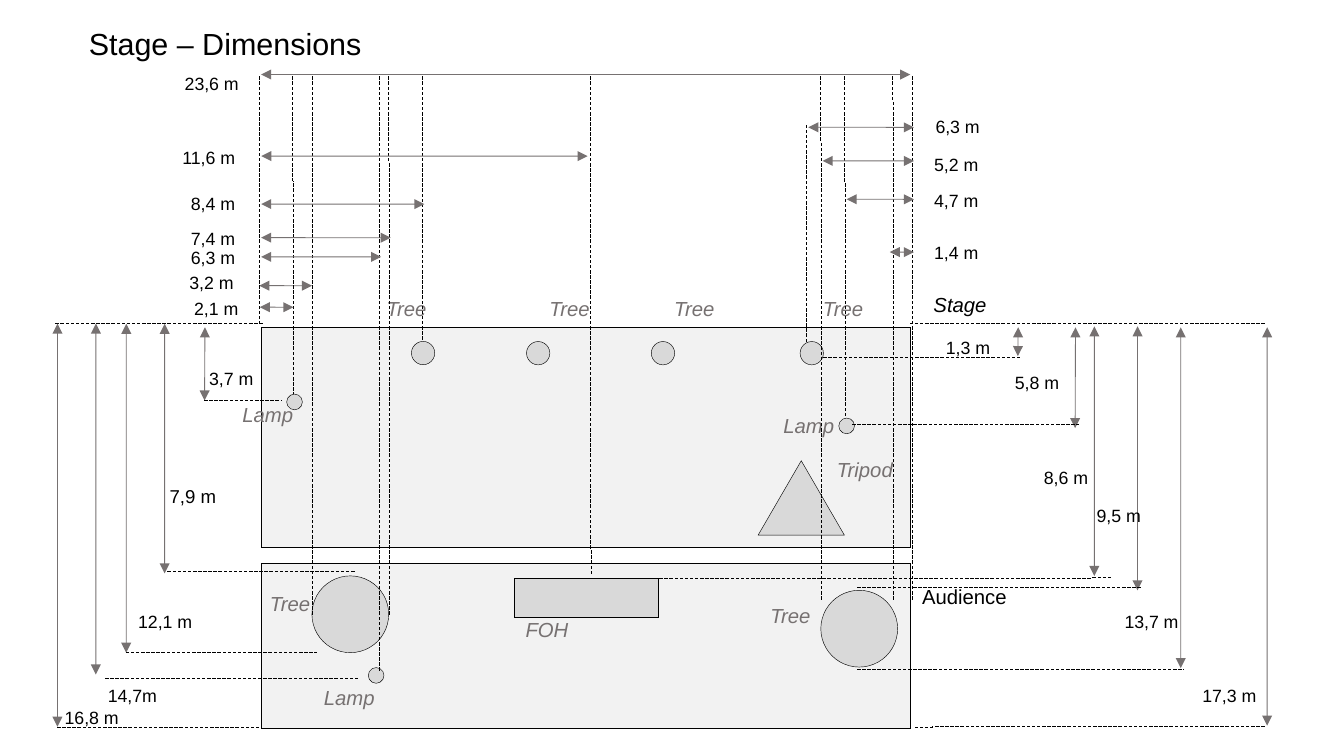
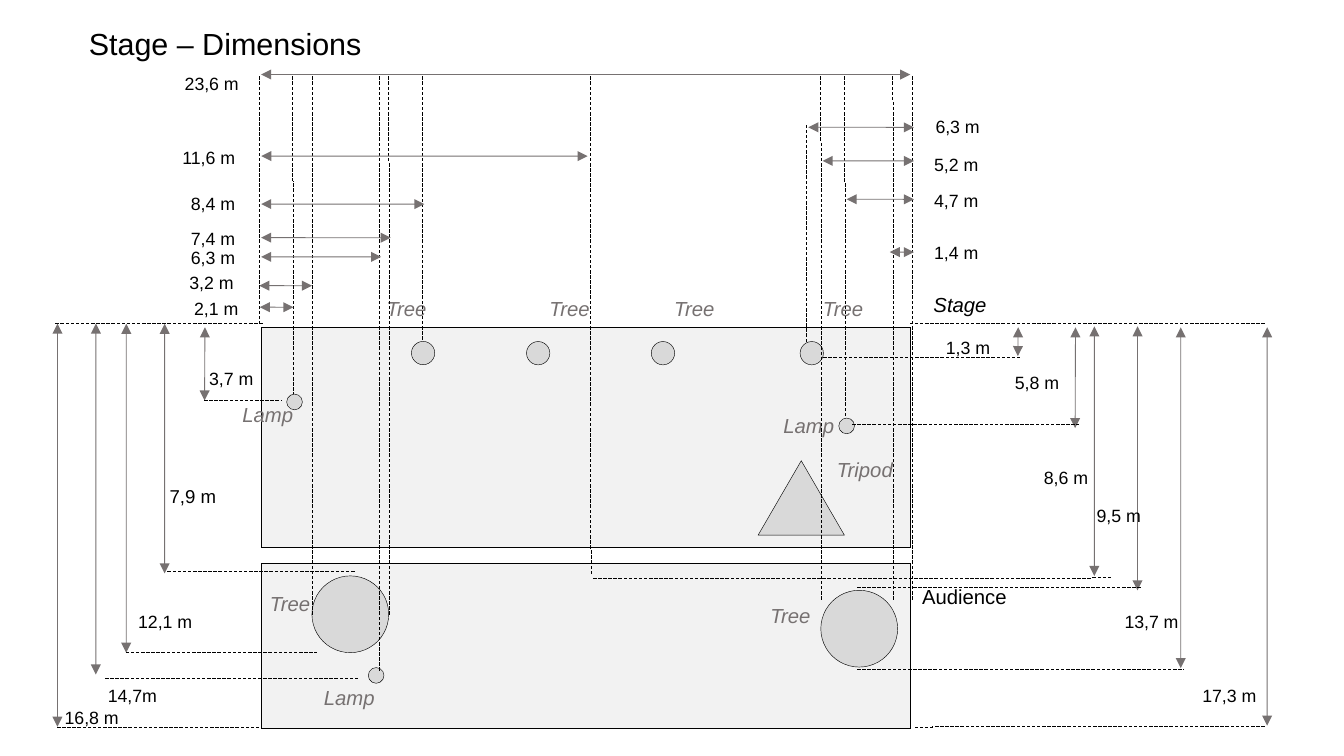
Before and after one commit to yyy-berlin/youth-exchange-2019, a slide deck: slide 2 of 10_planning-stage.odp. Drawn at 1344x756 pixels with LibreOffice and Linux fonts; fonts in the diff are those of the drawing. Boxes give left, top, right and bottom in pixels: in the first picture for what was removed or moved away, otherwise in the second. Text is boxed around its words. In the diff, an @@ line names an element or a change of style, - is before the commit and + after.

```diff
--- a/10_planning-stage.odp
+++ b/10_planning-stage.odp
@@ rectangle removed at <box>515,579,659,617</box> @@
@@ text removed at <box>526,623,569,637</box> @@
-FOH
```
Also in this commit, not shown: 5 other slides changed, 3 slides added, 1 other file.
